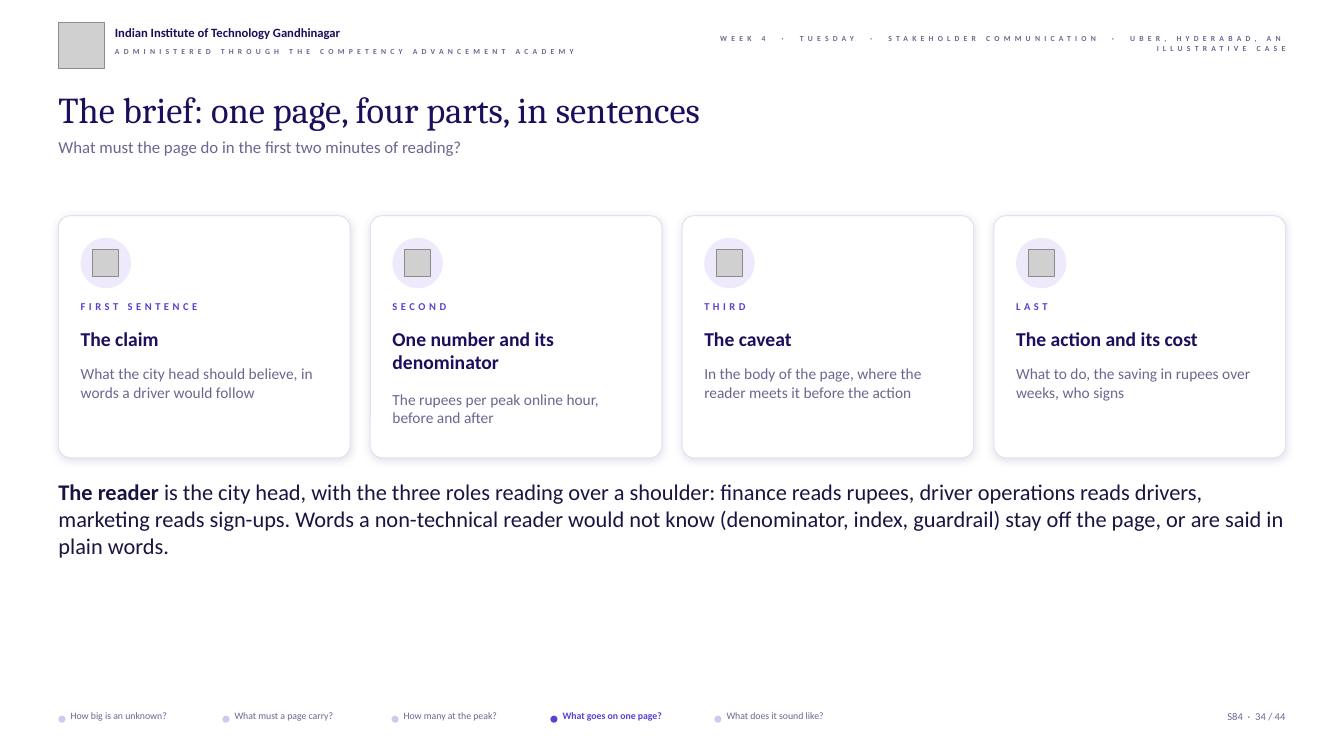
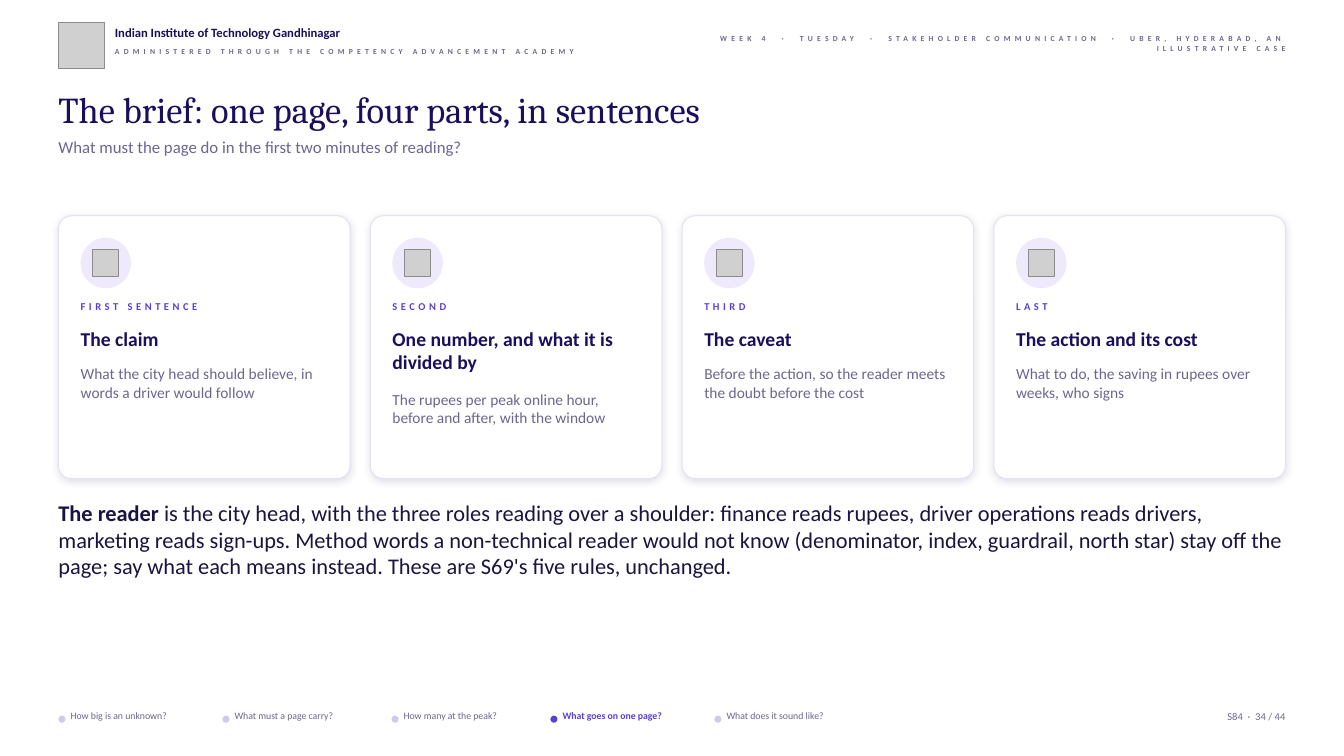
Before and after one commit to fde-academy-lab/c2-content-factory, a slide deck: slide 34 of content/W04/D2/slides/C2_W04_D02_half2_STUDENT.pptx. Drawn at 1344x756 pixels with LibreOffice and Linux fonts; fonts in the diff are those of the drawing; grey boxes stand for pictures; background and template pictures are left out. Boxes give left, top, right and bottom in pixels: in the first picture for what was removed or moved away, otherwise in the second. Text is boxed around its words. In the diff, an @@ line names an element or a change of style, - is before the commit and + after.

```diff
--- a/content/W04/D2/slides/C2_W04_D02_half2_STUDENT.pptx
+++ b/content/W04/D2/slides/C2_W04_D02_half2_STUDENT.pptx
@@ rounded rectangle: place and size @@
-rounded rectangle at (58,216,350,458)
+rounded rectangle at (58,216,350,479)
@@ rounded rectangle: place and size @@
-rounded rectangle at (370,216,661,458)
+rounded rectangle at (370,216,661,479)
@@ rounded rectangle: place and size @@
-rounded rectangle at (683,216,974,458)
+rounded rectangle at (683,216,974,479)
@@ rounded rectangle: place and size @@
-rounded rectangle at (994,216,1286,458)
+rounded rectangle at (994,216,1286,479)
@@ text at (392,332,613,372): text changed @@
-One number and its denominator
+One number, and what it is divided by
@@ text at (704,368,946,398): text changed @@
-In the body of the page, where the reader meets it before the action
+Before the action, so the reader meets the doubt before the cost
@@ text at (392,394,605,425): text changed @@
-The rupees per peak online hour, before and after
+The rupees per peak online hour, before and after, with the window
@@ text at (58,505,1281,578): text changed @@
-The reader is the city head, with the three roles reading over a shoulder: finance reads rupees, driver operations reads drivers, marketing reads sign-ups. Words a non-technical reader would not know (denominator, index, guardrail) stay off the page, or are said in plain words.
+The reader is the city head, with the three roles reading over a shoulder: finance reads rupees, driver operations reads drivers, marketing reads sign-ups. Method words a non-technical reader would not know (denominator, index, guardrail, north star) stay off the page; say what each means instead. These are S69's five rules, unchanged.
```
Also in this commit, not shown: 12 other slides changed, 3 other files.
